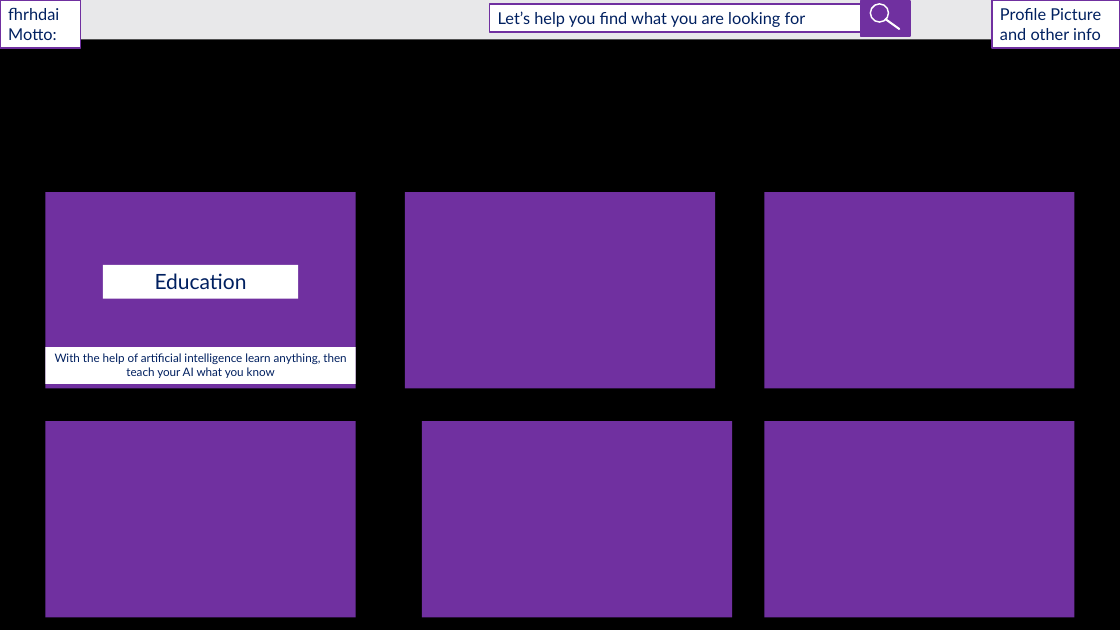
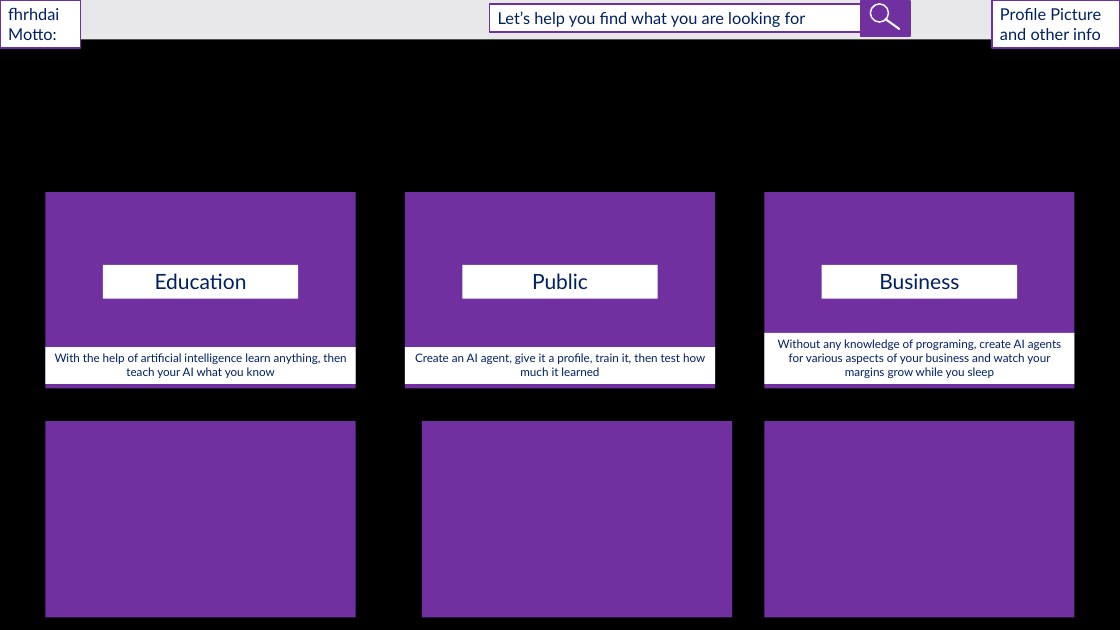
Before and after one commit to fhrhdai/siteunderconstruction-3, a slide deck: slide 2 of fhrhdai.pptx. Drawn at 1120x630 pixels with LibreOffice and Linux fonts; fonts in the diff are those of the drawing; background and template pictures are left out. Boxes give left, top, right and bottom in pixels: in the first picture for what was removed or moved away, otherwise in the second. Text is boxed around its words. In the diff, an @@ line names an element or a change of style, - is before the commit and + after.

Commit message:
Added tiles to landing page in design file

```diff
--- a/fhrhdai.pptx
+++ b/fhrhdai.pptx
@@ rectangle added at (x1=462, y1=265, x2=658, y2=298), fill #FFFFFF, 18 pt, text #002060 @@
+Public
@@ rectangle added at (x1=822, y1=265, x2=1017, y2=298), fill #FFFFFF, 18 pt, text #002060 @@
+Business
@@ rectangle added at (x1=405, y1=347, x2=715, y2=384), fill #FFFFFF, 10 pt, text #002060 @@
+Create an AI agent, give it a profile, train it, then test how much it learned
@@ rectangle added at (x1=765, y1=333, x2=1075, y2=384), fill #FFFFFF, 10 pt, text #002060 @@
+Without any knowledge of programing, create AI agents for various aspects of your business and watch your margins grow while you sleep
```
